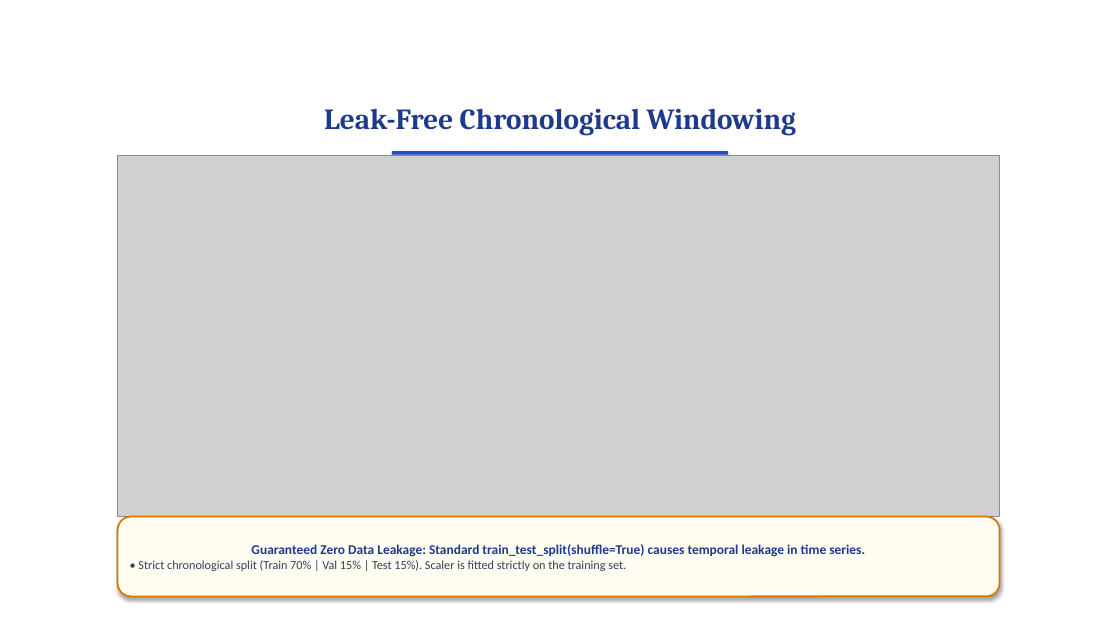
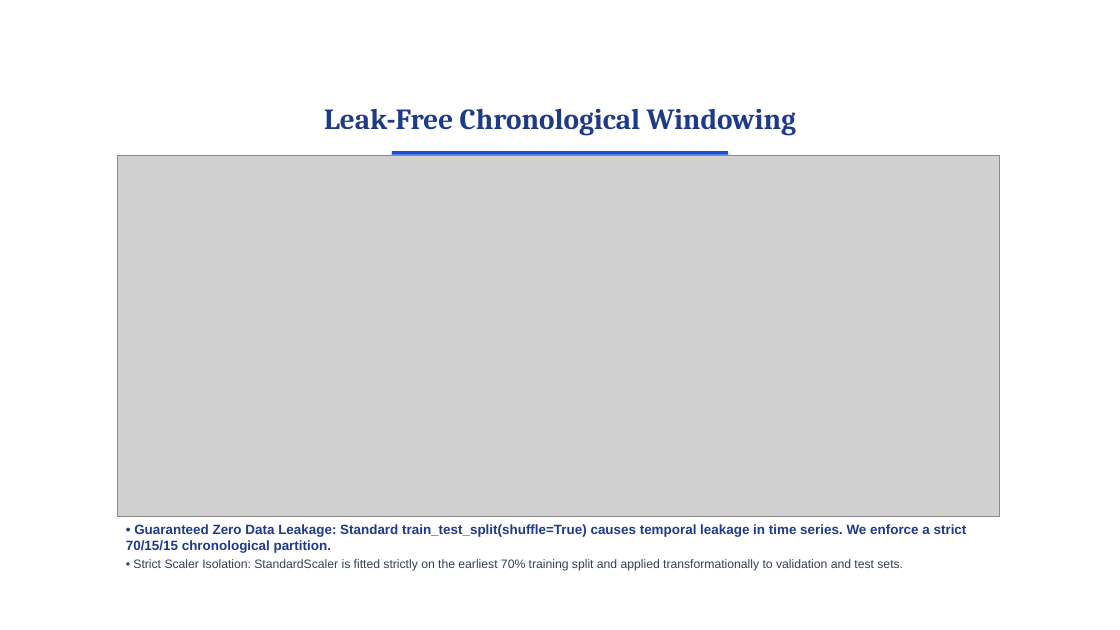
Before and after one commit to surajbuilds53/sentinel-x, a slide deck: slide 8 of Sentinel-X_Presentation.pptx. Drawn at 1120x630 pixels with LibreOffice and Linux fonts; fonts in the diff are those of the drawing; grey boxes stand for pictures; background and template pictures are left out. Boxes give left, top, right and bottom in pixels: in the first picture for what was removed or moved away, otherwise in the second. Text is boxed around its words. In the diff, an @@ line names an element or a change of style, - is before the commit and + after.

Commit message:
refactor(presentation): remove artificial callout boxes across all slides and replace with natural academic bullet text

```diff
--- a/Sentinel-X_Presentation.pptx
+++ b/Sentinel-X_Presentation.pptx
@@ text "• Guaranteed Zero Data Leakage: ...": place and size @@
-text "• Guaranteed Zero Data Leakage: ..." at [118,517,1000,597]
+text "• Guaranteed Zero Data Leakage: ..." at [126,524,967,571]
@@ text "• Guaranteed Zero Data Leakage: ..." at [126,524,967,571]: vertical alignment middle to top; fill #FFFCF2 to none; outline #D97706 1.5 pt to none; shadow off @@
@@ text at [126,524,967,571]: text changed; font Calibri to Arial @@
-Guaranteed Zero Data Leakage: Standard train_test_split(shuffle=True) causes temporal leakage in time series.
-• Strict chronological split (Train 70% | Val 15% | Test 15%). Scaler is fitted strictly on the training set.
+• Guaranteed Zero Data Leakage: Standard train_test_split(shuffle=True) causes temporal leakage in time series. We enforce a strict 70/15/15 chronological partition.
+• Strict Scaler Isolation: StandardScaler is fitted strictly on the earliest 70% training split and applied transformationally to validation and test sets.
```
Also in this commit, not shown: 14 other slides changed, 2 other files.
